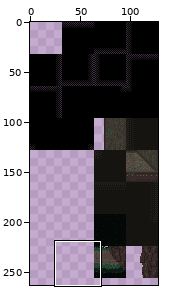
Edited in one commit: sprite sheet (CasaDesDiamantes/sprites/voidBackground_spr/layers/3e4c2e60-a8b4-476b-8b32-949cd7469ac7/eef87942-fd7d-46d1-b963-e9553981a13c.png). The picture above shows the old version from afar; the outline marks the close-up.
Close-up. Earlier state:
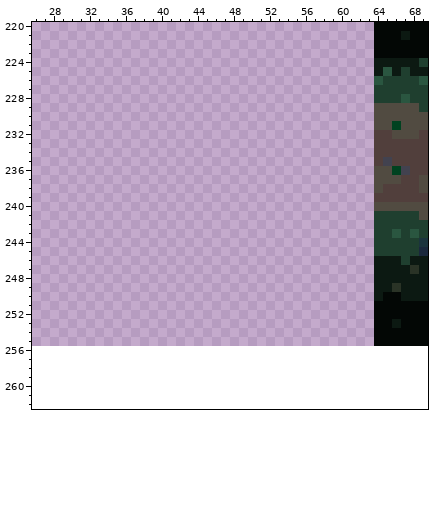
The file is 128x256 pixels. Colours within 5 levels of each other are drawn and written as one. Shown: x 26..69, y 220..262. The old version is drawn lined up with the new one, on the new canvas. The wide view leaves out empty margins.
The result:
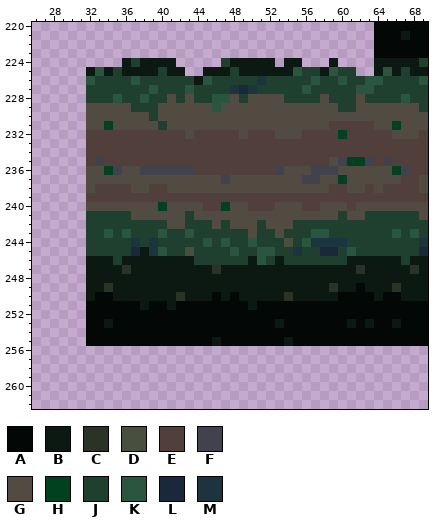
Palette (. is transparent): A #030705  B #0c1912  C #2a3326  D #494f3d  E #513f3c  F #42424f  G #514b41  H #004220  J #1f3f2f  K #2a5640  L #1a283c  M #1b343d
Edits made:
canvas 128x256 -> 128x512
y 224: x 36..41 ...... -> BJBBBB; x 47..52 ...... -> JBBBBB; x 54..55 .. -> BB; x 59 . -> B
y 225: x 32..42 ........... -> BKBJBBBBJBB; x 45..61 ................. -> BBBJBBBBBBKJJBKJJ
y 226: x 32..63 ................................ -> KJJJJKJJJJJJBKJJJJJMJJJJJKJJKJJK
y 227: x 32..63 ................................ -> JJJJJJJKJJJKJJJJMLMJJJJJKJJJJJKK
y 228: x 32..63 ................................ -> JJJKJJKJJGJGJJKKGJGGGGJJJJGJJJGJ
y 229: x 32..63 ................................ -> GGGGGJJJGGGGGGKGGGGGGGGGGGGGJJGG
y 230: x 32..63 ................................ -> GGGGGGGJGGGGGGGGGGGGGGGGGGGGGGGG
y 231: x 32..63 ................................ -> GGHGGGGGJGGGGGGGGGGGGGGGGGGEEEEE
y 232: x 32..63 ................................ -> EEEEEEEEEEEGEEEEEGEEEGGGEEEEHEEE
y 233..234: x 32..63 ................................ -> EEEEEEEEEEEEEEEEEEEEEEEEEEEEEEEE
y 235: x 32..63 ................................ -> EFEEEEEEEEEEEEEEEEEEEEEEEEEGFHHF
y 236: x 32..63 ................................ -> GGHFGGFFFFFFEEEEEEEEEFGGGFFFGGGG
y 237: x 32..63 ................................ -> GGGGGGGGGGGGGGGFGGGGGGGGFFGGHGGG
y 238: x 32..63 ................................ -> GEEEEGGEEGGGGGGGGGGGGGGGGGGEEGGE
y 239: x 32..63 ................................ -> EEEEEEEEEEEEEEEEEEEEEEEEEEEEEEEE
y 240: x 32..63 ................................ -> GGGGGGGGHGGGGEEHGGEEEGGGEEGGGEGG
y 241: x 32..63 ................................ -> JJJJJGGGGGGJGGGGGGGGGGGGGGGGJGGJ
y 242: x 32..63 ................................ -> JJJJJJJJJGGJJJGJGGGJGGGJJJJJJJJJ
y 243: x 32..63 ................................ -> JJKJKJJJKJJKJJJJJJGJJGJJJKKJJJJJ
y 244: x 32..63 ................................ -> JJJJJMJMJJJJJKJKJJKJJJDJKMMMMJJJ
y 245: x 32..63 ................................ -> JJJJJLBMKJJDJJJJKJJKKJJMJJLLJKJJ
y 246: x 32..63 ................................ -> BBBJBBBBBBBBJJJJJJBKJBJJJJJJJBBB
y 247: x 32..63 ................................ -> BBBBCBBBBBBBBBCBBBBBBBBBBBBBBBCB
y 248: x 32..63 ................................ -> BBBBBBBBBBBBBBBBBBBBBBBBBBBBBBBB
y 249: x 32..63 ................................ -> BBCBBBBBBBBBBBBBBBBBBBBBBBBCBBAB
y 250: x 32..63 ................................ -> BAABBBBBBBCBBBABABBBBBCBBBBBAAAA
y 251: x 32..63 ................................ -> AAAAAABAABAAAAAAAABAAAAAAAAAAAAA
y 252: x 32..63 ................................ -> AAAAAAAAAAAAAAAAAAAAAAAAAAAAAAAA
y 253: x 32..63 ................................ -> AABAAAAAAAAAAAAAAAAAABAAAAAAABAB
y 254: x 32..63 ................................ -> AAAAAAAAAAAAAAAAAAAAAAAAAAAAAAAA
y 255: x 32..63 ................................ -> AAAAAAAAAAAAAABAAAAAAABAAAAAAAAA
Where, in picture pixels (left, top, right, bottom), the same in both close-ups:
added: (86, 58, 374, 346)
